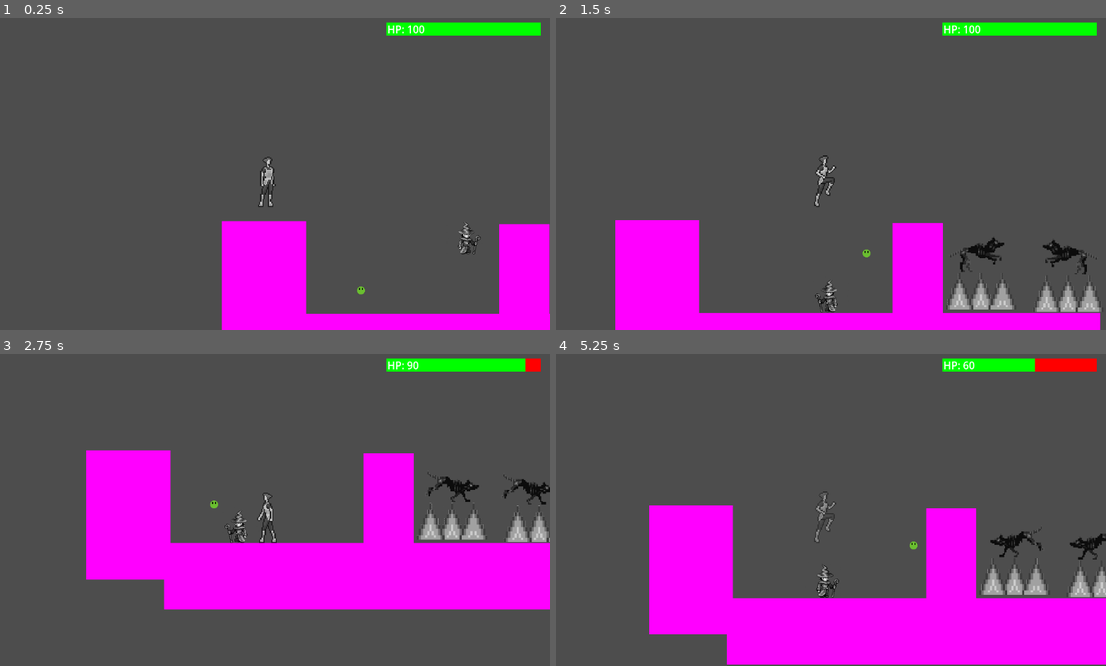
Above: before the commit, frames 1-4 (two rows, left to right).
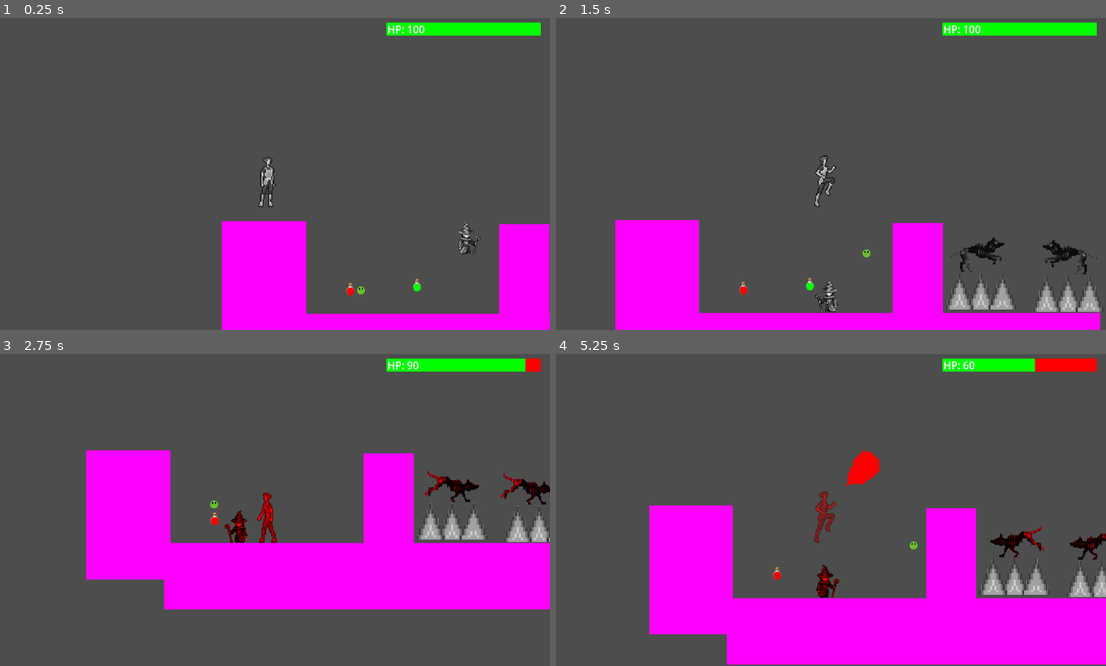
Above: after the commit, the same moments.

Repository: Max-Harold/GameJam25UD
Game: Godot game, scene res://scenes/test.tscn
The game is run twice, just before and just after one commit, with the same random seed, the same clock (stepped at 60 frames per second) and the same inputs.
Inputs (mouse positions are in pixels of both pictures, inside the frame that each line leads up to):
- Up to frame 1 (0.25 s): no input
- Up to frame 2 (1.5 s): tap Enter (ui_accept) at 0.5, 0.77 s; move the mouse to (946, 155) at 0.52 s; hold D (move_right) from 0.53 s (still down); click (946, 155) at 0.67 s; move the mouse to (710, 186) at 1.27 s
- Up to frame 3 (2.75 s): tap Enter (ui_accept) at 1.52 s; move the mouse to (324, 438) at 2.02 s; release D (move_right) at 2.03 s; hold A (move_left) from 2.03 s (still down)
- Up to frame 4 (5.25 s): move the mouse to (798, 572) at 2.77 s; release A (move_left) at 2.78 s; hold D (move_right) 2.78-4.28 s; click (798, 572) at 2.92 s; tap Enter (ui_accept) at 3.02, 3.77, 4.52 s; move the mouse to (990, 556) at 3.52 s; move the mouse to (655, 460) at 4.27 s; hold A (move_left) 4.28-5.03 s; move the mouse to (853, 506) at 5.02 s; hold D (move_right) from 5.03 s (still down); click (853, 506) at 5.17 s

The runs differ from the first frame. In frame 1, less than 0.1% of the frame differs, in the area x 62-77%, y 83-89%; in frame 2, less than 0.1%; in frame 3, 0.8%; in frame 4, 1.2%, in the area x 39-100%, y 30-79%.

Commit message:
added potions

Diff:
--- a/player/player.gd
+++ b/player/player.gd
@@ -66,6 +66,8 @@
 			_animated_sprite.flip_h = true
 		elif Input.is_action_pressed("move_right"):
 			_animated_sprite.flip_h = false
+		if position.y>1300:
+			die()
 
 func _physics_process(delta:  float) -> void:
 	# Add the gravity.
--- /dev/null
+++ b/potion.tscn
@@ -0,0 +1,18 @@
+[gd_scene load_steps=4 format=3 uid="uid://dsx3lc5lg0lbk"]
+
+[ext_resource type="Texture2D" uid="uid://7hfd73r04eor" path="res://red.png" id="1_jqb2c"]
+[ext_resource type="Script" path="res://red.gd" id="2_dx0fh"]
+
+[sub_resource type="RectangleShape2D" id="RectangleShape2D_kyk24"]
+size = Vector2(20, 32)
+
+[node name="Potion" type="Sprite2D"]
+texture = ExtResource("1_jqb2c")
+script = ExtResource("2_dx0fh")
+
+[node name="Area2D" type="Area2D" parent="."]
+
+[node name="CollisionShape2D" type="CollisionShape2D" parent="Area2D"]
+shape = SubResource("RectangleShape2D_kyk24")
+
+[connection signal="body_entered" from="Area2D" to="." method="_on_area_2d_body_entered"]
--- /dev/null
+++ b/red.gd
@@ -0,0 +1,5 @@
+extends Sprite2D
+func _on_area_2d_body_entered(body: Node2D) -> void:
+	if body.is_in_group('player'):
+		Globals.lvl+=1
+		queue_free()
--- a/scenes/levelOne.tscn
+++ b/scenes/levelOne.tscn
@@ -1,15 +1,15 @@
 [gd_scene load_steps=7 format=3 uid="uid://v3pukyck27fx"]
 
 [ext_resource type="PackedScene" uid="uid://b1ioi4bpxgmyn" path="res://player/player.tscn" id="1_3aucs"]
-[ext_resource type="Script" path="res://scenes/level_one.gd" id="1_g37ie"]
 [ext_resource type="Material" uid="uid://ca7goeuvehiv" path="res://material.tres" id="1_m6kpf"]
+[ext_resource type="Script" path="res://scenes/level_handler.gd" id="2_0hpme"]
 [ext_resource type="PackedScene" uid="uid://bc7jnute1v1jg" path="res://player/player_health.tscn" id="2_iqruw"]
 [ext_resource type="PackedScene" uid="uid://c2xfbqyiyoava" path="res://environment/tile.tscn" id="3_shg1m"]
 [ext_resource type="PackedScene" uid="uid://bkg6injskej1a" path="res://enemies/color_hound/color_hound.tscn" id="4_1xy0u"]
 
 [node name="LevelOne" type="Node2D"]
 material = ExtResource("1_m6kpf")
-script = ExtResource("1_g37ie")
+script = ExtResource("2_0hpme")
 
 [node name="Player" parent="." instance=ExtResource("1_3aucs")]
 position = Vector2(153, 281)
@@ -23,295 +23,393 @@
 offset_right = 1091.0
 offset_bottom = -37.0
 
+[node name="GameOver" type="CenterContainer" parent="CanvasLayer"]
+visible = false
+anchors_preset = 15
+anchor_right = 1.0
+anchor_bottom = 1.0
+offset_left = -215.0
+offset_top = -86.0
+offset_right = -215.0
+offset_bottom = -86.0
+grow_horizontal = 2
+grow_vertical = 2
+
+[node name="VBoxContainer" type="VBoxContainer" parent="CanvasLayer/GameOver"]
+layout_mode = 2
+
+[node name="Game" type="Label" parent="CanvasLayer/GameOver/VBoxContainer"]
+layout_mode = 2
+theme_override_font_sizes/font_size = 75
+text = "GAME OVER"
+
+[node name="Restart" type="Button" parent="CanvasLayer/GameOver/VBoxContainer"]
+layout_mode = 2
+theme_override_font_sizes/font_size = 41
+text = "Restart"
+
 [node name="RigidBody2D" parent="." instance=ExtResource("3_shg1m")]
+material = ExtResource("1_m6kpf")
 position = Vector2(154, 395)
 scale = Vector2(0.48, 0.48)
 
 [node name="RigidBody2D2" parent="." instance=ExtResource("3_shg1m")]
+material = ExtResource("1_m6kpf")
 position = Vector2(216, 395)
 scale = Vector2(0.48, 0.48)
 
 [node name="RigidBody2D3" parent="." instance=ExtResource("3_shg1m")]
+material = ExtResource("1_m6kpf")
 position = Vector2(340, 395)
 scale = Vector2(0.48, 0.48)
 
 [node name="RigidBody2D4" parent="." instance=ExtResource("3_shg1m")]
+material = ExtResource("1_m6kpf")
 position = Vector2(278, 395)
 scale = Vector2(0.48, 0.48)
 
 [node name="RigidBody2D5" parent="." instance=ExtResource("3_shg1m")]
+material = ExtResource("1_m6kpf")
 position = Vector2(402, 395)
 scale = Vector2(0.48, 0.48)
 
 [node name="RigidBody2D6" parent="." instance=ExtResource("3_shg1m")]
+material = ExtResource("1_m6kpf")
 position = Vector2(464, 395)
 scale = Vector2(0.48, 0.48)
 
 [node name="RigidBody2D7" parent="." instance=ExtResource("3_shg1m")]
+material = ExtResource("1_m6kpf")
 position = Vector2(588, 395)
 scale = Vector2(0.48, 0.48)
 
 [node name="RigidBody2D8" parent="." instance=ExtResource("3_shg1m")]
+material = ExtResource("1_m6kpf")
 position = Vector2(526, 395)
 scale = Vector2(0.48, 0.48)
 
 [node name="RigidBody2D9" parent="." instance=ExtResource("3_shg1m")]
+material = ExtResource("1_m6kpf")
 position = Vector2(650, 395)
 scale = Vector2(0.48, 0.48)
 
 [node name="RigidBody2D10" parent="." instance=ExtResource("3_shg1m")]
+material = ExtResource("1_m6kpf")
 position = Vector2(712, 395)
 scale = Vector2(0.48, 0.48)
 
 [node name="RigidBody2D11" parent="." instance=ExtResource("3_shg1m")]
+material = ExtResource("1_m6kpf")
 position = Vector2(836, 395)
 scale = Vector2(0.48, 0.48)
 
 [node name="RigidBody2D12" parent="." instance=ExtResource("3_shg1m")]
+material = ExtResource("1_m6kpf")
 position = Vector2(774, 395)
 scale = Vector2(0.48, 0.48)
 
 [node name="RigidBody2D13" parent="." instance=ExtResource("3_shg1m")]
+material = ExtResource("1_m6kpf")
 position = Vector2(898, 395)
 scale = Vector2(0.48, 0.48)
 
 [node name="RigidBody2D14" parent="." instance=ExtResource("3_shg1m")]
+material = ExtResource("1_m6kpf")
 position = Vector2(960, 395)
 scale = Vector2(0.48, 0.48)
 
 [node name="RigidBody2D15" parent="." instance=ExtResource("3_shg1m")]
+material = ExtResource("1_m6kpf")
 position = Vector2(1084, 395)
 scale = Vector2(0.48, 0.48)
 
 [node name="RigidBody2D16" parent="." instance=ExtResource("3_shg1m")]
+material = ExtResource("1_m6kpf")
 position = Vector2(1022, 395)
 scale = Vector2(0.48, 0.48)
 
 [node name="RigidBody2D17" parent="." instance=ExtResource("3_shg1m")]
+material = ExtResource("1_m6kpf")
 position = Vector2(1146, 395)
 scale = Vector2(0.48, 0.48)
 
 [node name="RigidBody2D18" parent="." instance=ExtResource("3_shg1m")]
+material = ExtResource("1_m6kpf")
 position = Vector2(1208, 395)
 scale = Vector2(0.48, 0.48)
 
 [node name="RigidBody2D19" parent="." instance=ExtResource("3_shg1m")]
+material = ExtResource("1_m6kpf")
 position = Vector2(1332, 395)
 scale = Vector2(0.48, 0.48)
 
 [node name="RigidBody2D20" parent="." instance=ExtResource("3_shg1m")]
+material = ExtResource("1_m6kpf")
 position = Vector2(1270, 395)
 scale = Vector2(0.48, 0.48)
 
 [node name="RigidBody2D21" parent="." instance=ExtResource("3_shg1m")]
+material = ExtResource("1_m6kpf")
 position = Vector2(1394, 395)
 scale = Vector2(0.48, 0.48)
 
 [node name="RigidBody2D22" parent="." instance=ExtResource("3_shg1m")]
+material = ExtResource("1_m6kpf")
 position = Vector2(1456, 395)
 scale = Vector2(0.48, 0.48)
 
 [node name="RigidBody2D23" parent="." instance=ExtResource("3_shg1m")]
+material = ExtResource("1_m6kpf")
 position = Vector2(1580, 395)
 scale = Vector2(0.48, 0.48)
 
 [node name="RigidBody2D24" parent="." instance=ExtResource("3_shg1m")]
+material = ExtResource("1_m6kpf")
 position = Vector2(1518, 395)
 scale = Vector2(0.48, 0.48)
 
 [node name="RigidBody2D25" parent="." instance=ExtResource("3_shg1m")]
+material = ExtResource("1_m6kpf")
 position = Vector2(1642, 395)
 scale = Vector2(0.48, 0.48)
 
 [node name="RigidBody2D26" parent="." instance=ExtResource("3_shg1m")]
+material = ExtResource("1_m6kpf")
 position = Vector2(1704, 395)
 scale = Vector2(0.48, 0.48)
 
 [node name="RigidBody2D27" parent="." instance=ExtResource("3_shg1m")]
+material = ExtResource("1_m6kpf")
 position = Vector2(1828, 395)
 scale = Vector2(0.48, 0.48)
 
 [node name="RigidBody2D28" parent="." instance=ExtResource("3_shg1m")]
+material = ExtResource("1_m6kpf")
 position = Vector2(1766, 395)
 scale = Vector2(0.48, 0.48)
 
 [node name="RigidBody2D29" parent="." instance=ExtResource("3_shg1m")]
+material = ExtResource("1_m6kpf")
 position = Vector2(1890, 395)
 scale = Vector2(0.48, 0.48)
 
 [node name="RigidBody2D30" parent="." instance=ExtResource("3_shg1m")]
+material = ExtResource("1_m6kpf")
 position = Vector2(1952, 395)
 scale = Vector2(0.48, 0.48)
 
 [node name="RigidBody2D31" parent="." instance=ExtResource("3_shg1m")]
+material = ExtResource("1_m6kpf")
 position = Vector2(2076, 395)
 scale = Vector2(0.48, 0.48)
 
 [node name="RigidBody2D32" parent="." instance=ExtResource("3_shg1m")]
+material = ExtResource("1_m6kpf")
 position = Vector2(2014, 395)
 scale = Vector2(0.48, 0.48)
 
 [node name="RigidBody2D33" parent="." instance=ExtResource("3_shg1m")]
+material = ExtResource("1_m6kpf")
 position = Vector2(2138, 395)
 scale = Vector2(0.48, 0.48)
 
 [node name="RigidBody2D34" parent="." instance=ExtResource("3_shg1m")]
+material = ExtResource("1_m6kpf")
 position = Vector2(2200, 395)
 scale = Vector2(0.48, 0.48)
 
 [node name="RigidBody2D35" parent="." instance=ExtResource("3_shg1m")]
+material = ExtResource("1_m6kpf")
 position = Vector2(2324, 395)
 scale = Vector2(0.48, 0.48)
 
 [node name="RigidBody2D36" parent="." instance=ExtResource("3_shg1m")]
+material = ExtResource("1_m6kpf")
 position = Vector2(2262, 395)
 scale = Vector2(0.48, 0.48)
 
 [node name="RigidBody2D37" parent="." instance=ExtResource("3_shg1m")]
+material = ExtResource("1_m6kpf")
 position = Vector2(2386, 395)
 scale = Vector2(0.48, 0.48)
 
 [node name="RigidBody2D38" parent="." instance=ExtResource("3_shg1m")]
+material = ExtResource("1_m6kpf")
 position = Vector2(2448, 395)
 scale = Vector2(0.48, 0.48)
 
 [node name="RigidBody2D39" parent="." instance=ExtResource("3_shg1m")]
+material = ExtResource("1_m6kpf")
 position = Vector2(2572, 395)
 scale = Vector2(0.48, 0.48)
 
 [node name="RigidBody2D40" parent="." instance=ExtResource("3_shg1m")]
+material = ExtResource("1_m6kpf")
 position = Vector2(2510, 395)
 scale = Vector2(0.48, 0.48)
 
 [node name="RigidBody2D41" parent="." instance=ExtResource("3_shg1m")]
+material = ExtResource("1_m6kpf")
 position = Vector2(2634, 395)
 scale = Vector2(0.48, 0.48)
 
 [node name="RigidBody2D42" parent="." instance=ExtResource("3_shg1m")]
+material = ExtResource("1_m6kpf")
 position = Vector2(2696, 395)
 scale = Vector2(0.48, 0.48)
 
 [node name="RigidBody2D43" parent="." instance=ExtResource("3_shg1m")]
+material = ExtResource("1_m6kpf")
 position = Vector2(2820, 395)
 scale = Vector2(0.48, 0.48)
 
 [node name="RigidBody2D44" parent="." instance=ExtResource("3_shg1m")]
+material = ExtResource("1_m6kpf")
 position = Vector2(2758, 395)
 scale = Vector2(0.48, 0.48)
 
 [node name="RigidBody2D45" parent="." instance=ExtResource("3_shg1m")]
+material = ExtResource("1_m6kpf")
 position = Vector2(2882, 395)
 scale = Vector2(0.48, 0.48)
 
 [node name="RigidBody2D46" parent="." instance=ExtResource("3_shg1m")]
+material = ExtResource("1_m6kpf")
 position = Vector2(2944, 395)
 scale = Vector2(0.48, 0.48)
 
 [node name="RigidBody2D47" parent="." instance=ExtResource("3_shg1m")]
+material = ExtResource("1_m6kpf")
 position = Vector2(3068, 395)
 scale = Vector2(0.48, 0.48)
 
 [node name="RigidBody2D48" parent="." instance=ExtResource("3_shg1m")]
+material = ExtResource("1_m6kpf")
 position = Vector2(3006, 395)
 scale = Vector2(0.48, 0.48)
 
 [node name="RigidBody2D49" parent="." instance=ExtResource("3_shg1m")]
+material = ExtResource("1_m6kpf")
 position = Vector2(3130, 395)
 scale = Vector2(0.48, 0.48)
 
 [node name="RigidBody2D50" parent="." instance=ExtResource("3_shg1m")]
+material = ExtResource("1_m6kpf")
 position = Vector2(3192, 395)
 scale = Vector2(0.48, 0.48)
 
 [node name="RigidBody2D51" parent="." instance=ExtResource("3_shg1m")]
+material = ExtResource("1_m6kpf")
 position = Vector2(3316, 395)
 scale = Vector2(0.48, 0.48)
 
 [node name="RigidBody2D52" parent="." instance=ExtResource("3_shg1m")]
+material = ExtResource("1_m6kpf")
 position = Vector2(3254, 395)
 scale = Vector2(0.48, 0.48)
 
 [node name="RigidBody2D53" parent="." instance=ExtResource("3_shg1m")]
+material = ExtResource("1_m6kpf")
 position = Vector2(3378, 395)
 scale = Vector2(0.48, 0.48)
 
 [node name="RigidBody2D54" parent="." instance=ExtResource("3_shg1m")]
+material = ExtResource("1_m6kpf")
 position = Vector2(3440, 395)
 scale = Vector2(0.48, 0.48)
 
 [node name="RigidBody2D55" parent="." instance=ExtResource("3_shg1m")]
+material = ExtResource("1_m6kpf")
 position = Vector2(3564, 395)
 scale = Vector2(0.48, 0.48)
 
 [node name="RigidBody2D56" parent="." instance=ExtResource("3_shg1m")]
+material = ExtResource("1_m6kpf")
 position = Vector2(3502, 395)
 scale = Vector2(0.48, 0.48)
 
 [node name="RigidBody2D57" parent="." instance=ExtResource("3_shg1m")]
+material = ExtResource("1_m6kpf")
 position = Vector2(3626, 395)
 scale = Vector2(0.48, 0.48)
 
 [node name="RigidBody2D58" parent="." instance=ExtResource("3_shg1m")]
+material = ExtResource("1_m6kpf")
 position = Vector2(3688, 395)
 scale = Vector2(0.48, 0.48)
 
 [node name="RigidBody2D59" parent="." instance=ExtResource("3_shg1m")]
+material = ExtResource("1_m6kpf")
 position = Vector2(3812, 395)
 scale = Vector2(0.48, 0.48)
 
 [node name="RigidBody2D60" parent="." instance=ExtResource("3_shg1m")]
+material = ExtResource("1_m6kpf")
 position = Vector2(3750, 395)
 scale = Vector2(0.48, 0.48)
 
 [node name="RigidBody2D61" parent="." instance=ExtResource("3_shg1m")]
+material = ExtResource("1_m6kpf")
 position = Vector2(3874, 395)
 scale = Vector2(0.48, 0.48)
 
 [node name="RigidBody2D62" parent="." instance=ExtResource("3_shg1m")]
+material = ExtResource("1_m6kpf")
 position = Vector2(3936, 395)
 scale = Vector2(0.48, 0.48)
 
 [node name="RigidBody2D63" parent="." instance=ExtResource("3_shg1m")]
+material = ExtResource("1_m6kpf")
 position = Vector2(4060, 395)
 scale = Vector2(0.48, 0.48)
 
 [node name="RigidBody2D64" parent="." instance=ExtResource("3_shg1m")]
+material = ExtResource("1_m6kpf")
 position = Vector2(3998, 395)
 scale = Vector2(0.48, 0.48)
 
 [node name="RigidBody2D65" parent="." instance=ExtResource("3_shg1m")]
+material = ExtResource("1_m6kpf")
 position = Vector2(960, 333)
 scale = Vector2(0.48, 0.48)
 
 [node name="RigidBody2D66" parent="." instance=ExtResource("3_shg1m")]
+material = ExtResource("1_m6kpf")
 position = Vector2(1146, 333)
 scale = Vector2(0.48, 0.48)
 
 [node name="RigidBody2D67" parent="." instance=ExtResource("3_shg1m")]
+material = ExtResource("1_m6kpf")
 position = Vector2(1146, 271)
 scale = Vector2(0.48, 0.48)
 
 [node name="RigidBody2D68" parent="." instance=ExtResource("3_shg1m")]
+material = ExtResource("1_m6kpf")
 position = Vector2(1332, 333)
 scale = Vector2(0.48, 0.48)
 
 [node name="RigidBody2D69" parent="." instance=ExtResource("3_shg1m")]
+material = ExtResource("1_m6kpf")
 position = Vector2(1332, 271)
 scale = Vector2(0.48, 0.48)
 
 [node name="RigidBody2D70" parent="." instance=ExtResource("3_shg1m")]
+material = ExtResource("1_m6kpf")
 position = Vector2(1332, 209)
 scale = Vector2(0.48, 0.48)
 
 [node name="RigidBody2D74" parent="." instance=ExtResource("3_shg1m")]
+material = ExtResource("1_m6kpf")
 position = Vector2(1580, 209)
 scale = Vector2(0.48, 0.48)
 
 [node name="RigidBody2D75" parent="." instance=ExtResource("3_shg1m")]
+material = ExtResource("1_m6kpf")
 position = Vector2(1642, 209)
 scale = Vector2(0.48, 0.48)
 
 [node name="RigidBody2D76" parent="." instance=ExtResource("3_shg1m")]
+material = ExtResource("1_m6kpf")
 position = Vector2(1704, 209)
 scale = Vector2(0.48, 0.48)
 
--- a/scenes/level_handler.gd
+++ b/scenes/level_handler.gd
@@ -7,7 +7,7 @@
 
 	# Called every frame. 'delta' is the elapsed time since the previous frame.
 func _process(delta: float) -> void:
-	pass
+	material.set_shader_parameter('lvl',Globals.lvl)
 
 func game_over():
 	$CanvasLayer/GameOver.visible = true
--- a/scenes/test.tscn
+++ b/scenes/test.tscn
@@ -1,6 +1,7 @@
-[gd_scene load_steps=9 format=3 uid="uid://cw1j0nu7440dh"]
+[gd_scene load_steps=12 format=3 uid="uid://cw1j0nu7440dh"]
 
 [ext_resource type="Script" path="res://scenes/level_handler.gd" id="1_bebdf"]
+[ext_resource type="Material" uid="uid://ca7goeuvehiv" path="res://material.tres" id="1_f2avp"]
 [ext_resource type="PackedScene" path="res://environment/tmp_platform.tscn" id="1_mb6cc"]
 [ext_resource type="PackedScene" uid="uid://bkg6injskej1a" path="res://enemies/color_hound/color_hound.tscn" id="2_akfne"]
 [ext_resource type="PackedScene" uid="uid://b6aexwvhvgo" path="res://environment/spikes/spikes.tscn" id="2_p4q68"]
@@ -8,8 +9,11 @@
 [ext_resource type="PackedScene" uid="uid://bc7jnute1v1jg" path="res://player/player_health.tscn" id="4_0avg7"]
 [ext_resource type="PackedScene" uid="uid://1wol57ye2v8x" path="res://enemies/foirwizard/foirwizard.tscn" id="5_4n3ym"]
 [ext_resource type="PackedScene" uid="uid://dk71x8fkicr2g" path="res://enemies/slimer/slimer.tscn" id="7_qjgxa"]
+[ext_resource type="PackedScene" uid="uid://dsx3lc5lg0lbk" path="res://potion.tscn" id="10_oghwa"]
+[ext_resource type="Texture2D" uid="uid://covditsbjk1wa" path="res://green.png" id="11_0svny"]
 
 [node name="Node2D" type="Node2D"]
+material = ExtResource("1_f2avp")
 script = ExtResource("1_bebdf")
 
 [node name="Spikes" parent="." instance=ExtResource("2_p4q68")]
@@ -75,5 +79,12 @@
 position = Vector2(544, 320)
 scale = Vector2(2.245, 2.245)
 
+[node name="Potion" parent="." instance=ExtResource("10_oghwa")]
+position = Vector2(704, 384)
+texture = ExtResource("11_0svny")
+
+[node name="Potion2" parent="." instance=ExtResource("10_oghwa")]
+position = Vector2(568, 392)
+
 [connection signal="dies" from="Player" to="." method="_on_player_dies"]
 [connection signal="pressed" from="CanvasLayer/GameOver/VBoxContainer/Restart" to="." method="_on_restart_pressed"]
Binary file added: blue.png
Not shown, added: blue.png.import
Binary file added: green.png
Not shown, added: green.png.import
Binary file added: red.png
Not shown, added: red.png.import
